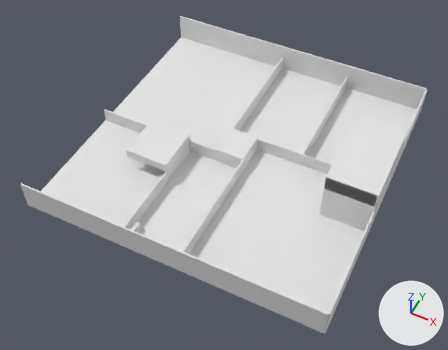
The glTF model public/images/models/Levels/level4/Scene.glb, before and after one commit.
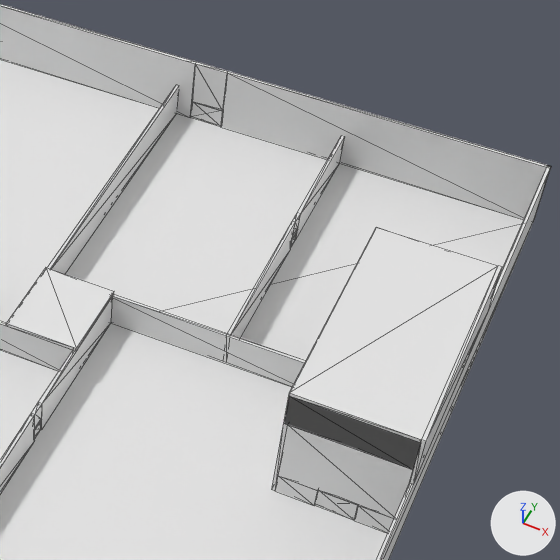
Each version appears first whole from a 50 mm lens placed at (245.0, -534.0, 614.0), pointed at (-1.0, -42.0, -1.0), and next in a close-up on the part from 48% to 96% of the width and 7% to 69% of the height. The axes (+X, +Y, +Z) are drawn at lower right. The lights are the same throughout. The close-ups show mesh edges as thin lines. Where no turn or scale is listed for an object, it has been applied to the vertices.

Objects in the first close-up: 'ground', 'start19.002', 'wall20.004', 'wall20.008', 'wall20.009', 'wall20.010', 'wall20.015', 'wall20.019', 'wall20.021', 'wall7.001', 'wall7.003', 'wall7.004'.
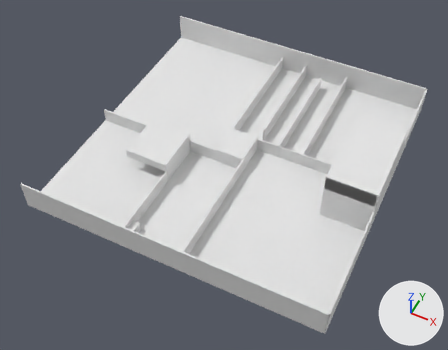
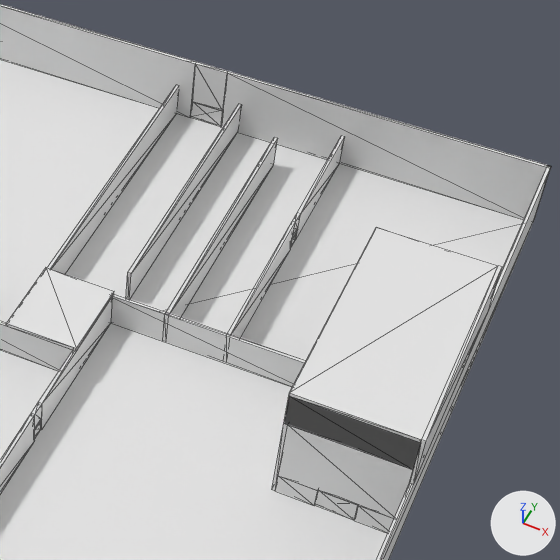
Where the change shows, as pixel boxes (x1, y1, x2, y2) in the close-ups (560 x 560 px):
'wall20.022', added
    after: (126, 105, 241, 299)
'wall20.014', added
    after: (165, 137, 278, 317)

Diff of the bpy script that builds the scene:
```diff
--- a/public/images/models/Levels/level4/Scene.glb.py
+++ b/public/images/models/Levels/level4/Scene.glb.py
@@ me_wall20_022 @@
+me_wall20_022.from_pydata(...)  # a box spanning x -1.0..1.0, y -80.0..80.0, z -10.0..10.0
@@ ob_wall20_014 @@
+ob_wall20_014 = bpy.data.objects.new('wall20.014', me_wall20_022)
+ob_wall20_014.location = (49.8, 99.3, 10.0)
@@ ob_wall20_022 @@
+ob_wall20_022 = bpy.data.objects.new('wall20.022', me_wall20_022.copy())
+ob_wall20_022.location = (19.8, 119.0, 10.0)
```
